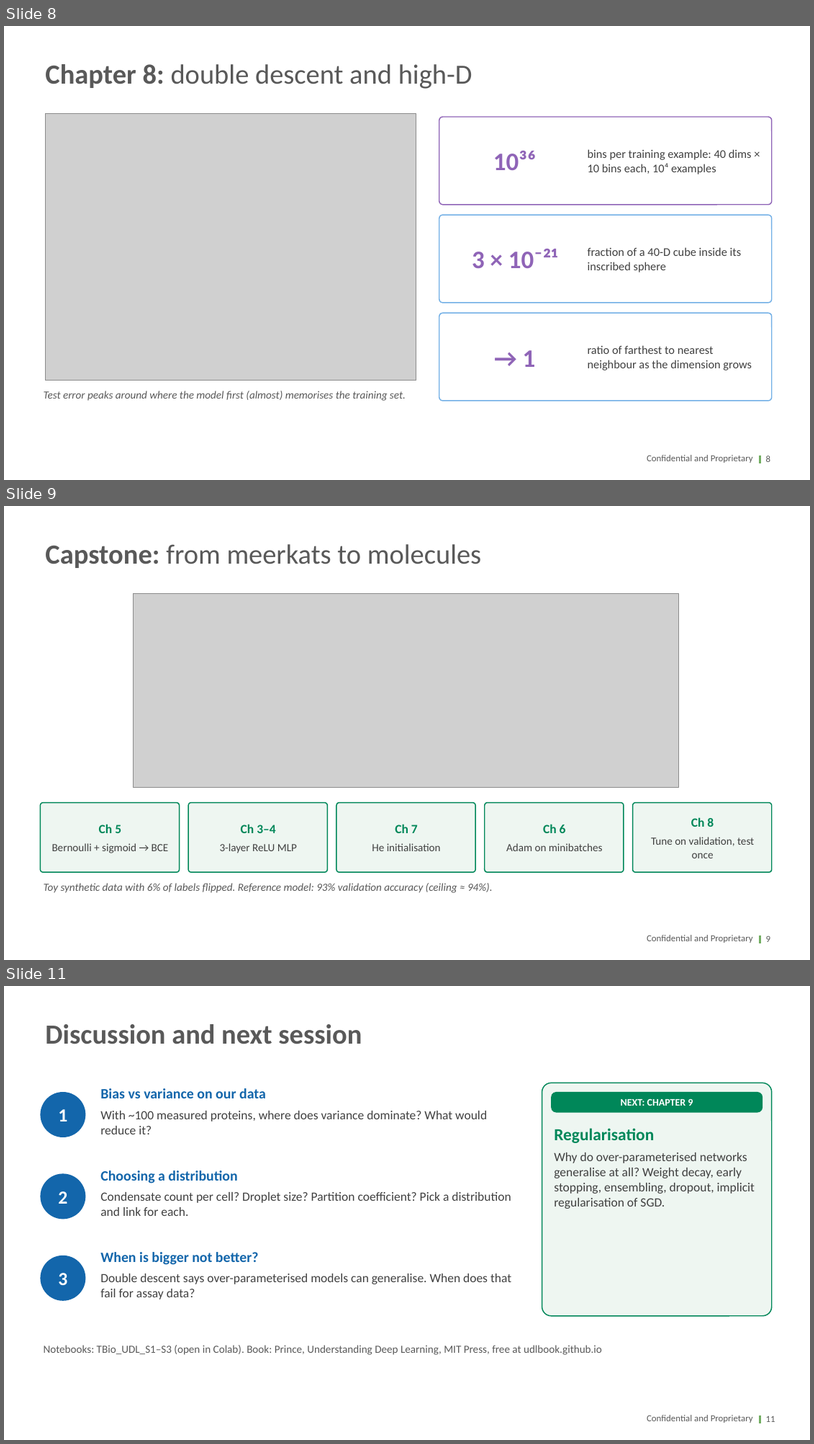
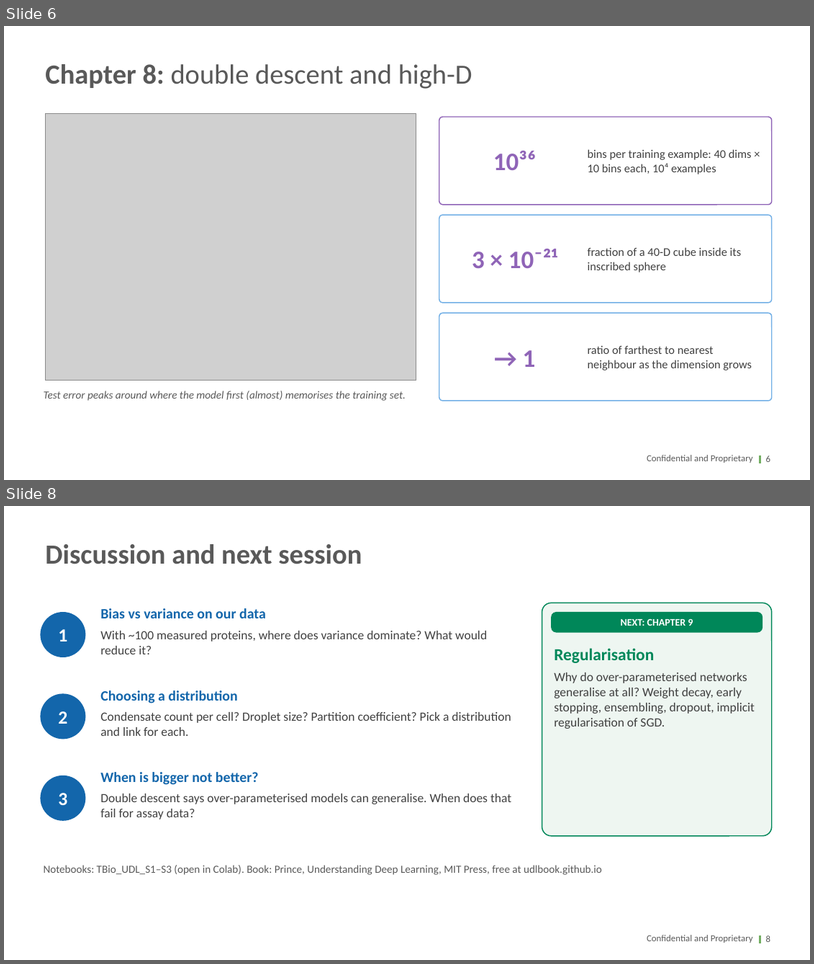
Before and after one commit to transitionbio/udl-ch1-8-tutorial, a slide deck: slides/TBio_UDL_S3_Backprop_Performance_Ch7-8.pptx. Shown one above the other, each under a label of ours: slides 8, 9 and 11 before the commit, slides 6 and 8 after it; the slides between them are not shown. The pictures are 814x1444 and 814x964 pixels, drawn with LibreOffice and Linux fonts; fonts in the diff are those of the drawing; grey boxes stand for pictures; background and template pictures are left out. Boxes give left, top, right and bottom in pixels: in the first picture for what was removed or moved away, otherwise in the second. Text is boxed around its words. In the diff, an @@ line names an element or a change of style, - is before the commit and + after.

```diff
--- a/slides/TBio_UDL_S3_Backprop_Performance_Ch7-8.pptx
+++ b/slides/TBio_UDL_S3_Backprop_Performance_Ch7-8.pptx
@@ slide 9 removed at (x1=4, y1=506, x2=810, y2=960), background #FFFFFF; not listed: 3 template elements that a slide beside it also shows @@
@@ title removed at (x1=45, y1=544, x2=481, y2=568) @@
-Capstone: from meerkats to molecules
@@ picture removed at (x1=134, y1=594, x2=679, y2=788) @@
@@ rounded rectangle removed at (x1=40, y1=803, x2=180, y2=872) @@
@@ rounded rectangle removed at (x1=188, y1=803, x2=328, y2=872) @@
@@ rounded rectangle removed at (x1=337, y1=803, x2=476, y2=872) @@
@@ rounded rectangle removed at (x1=485, y1=803, x2=624, y2=872) @@
@@ rounded rectangle removed at (x1=633, y1=803, x2=772, y2=872) @@
@@ text removed at (x1=52, y1=824, x2=169, y2=853) @@
-Ch 5
-Bernoulli + sigmoid → BCE
@@ text removed at (x1=220, y1=824, x2=297, y2=853) @@
-Ch 3–4
-3-layer ReLU MLP
@@ text removed at (x1=372, y1=824, x2=441, y2=851) @@
-Ch 7
-He initialisation
@@ text removed at (x1=507, y1=824, x2=603, y2=851) @@
-Ch 6
-Adam on minibatches
@@ text removed at (x1=651, y1=817, x2=754, y2=858) @@
-Ch 8
-Tune on validation, test once
@@ text removed at (x1=44, y1=883, x2=493, y2=893) @@
-Toy synthetic data with 6% of labels flipped. Reference model: 93% validation accuracy (ceiling ≈ 94%).
@@ page number removed at (x1=766, y1=936, x2=771, y2=942) @@
-9
@@ what was slide 8 is now slide 6 @@
@@ page number at (x1=766, y1=455, x2=771, y2=462): text changed @@
-8
+6
@@ what was slide 11 is now slide 8 @@
@@ page number at (x1=766, y1=935, x2=771, y2=942): text changed @@
-11
+8
```
Also in this commit, not shown: 1 slide changed, 2 other slides removed, 9 other files.
